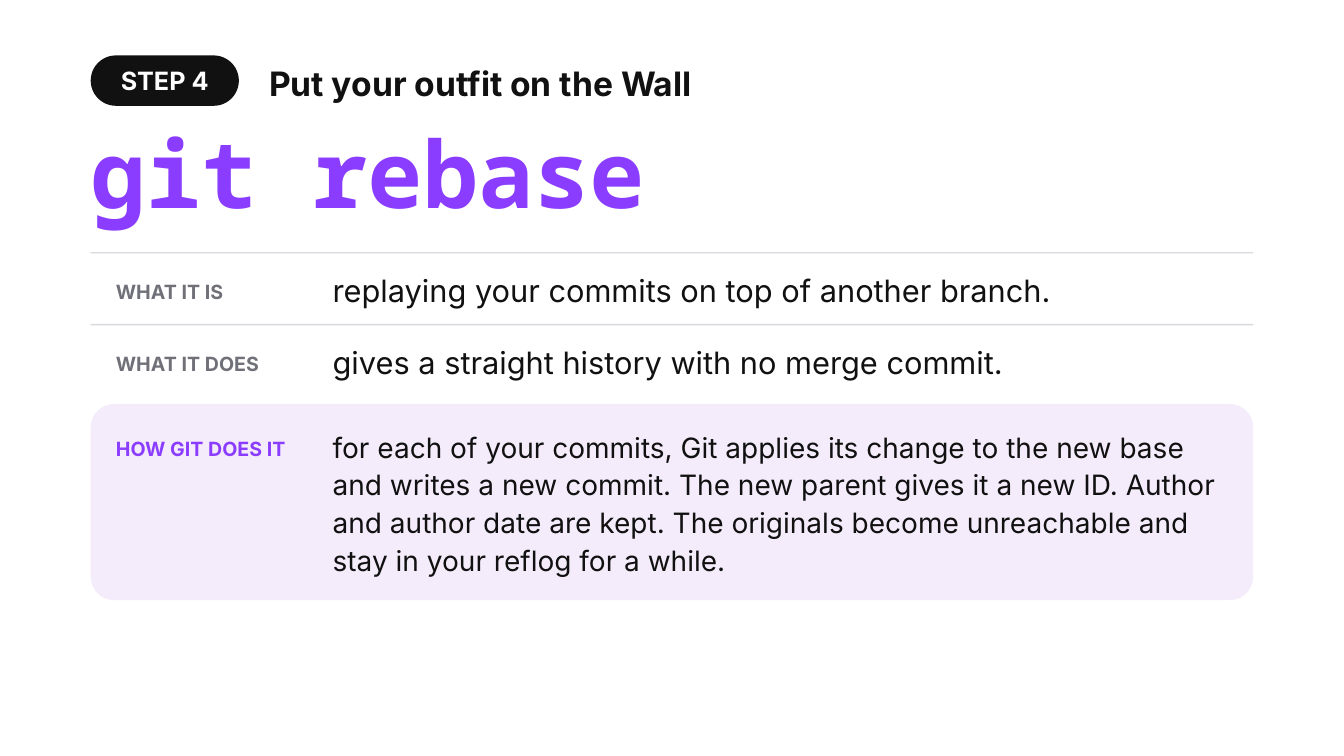
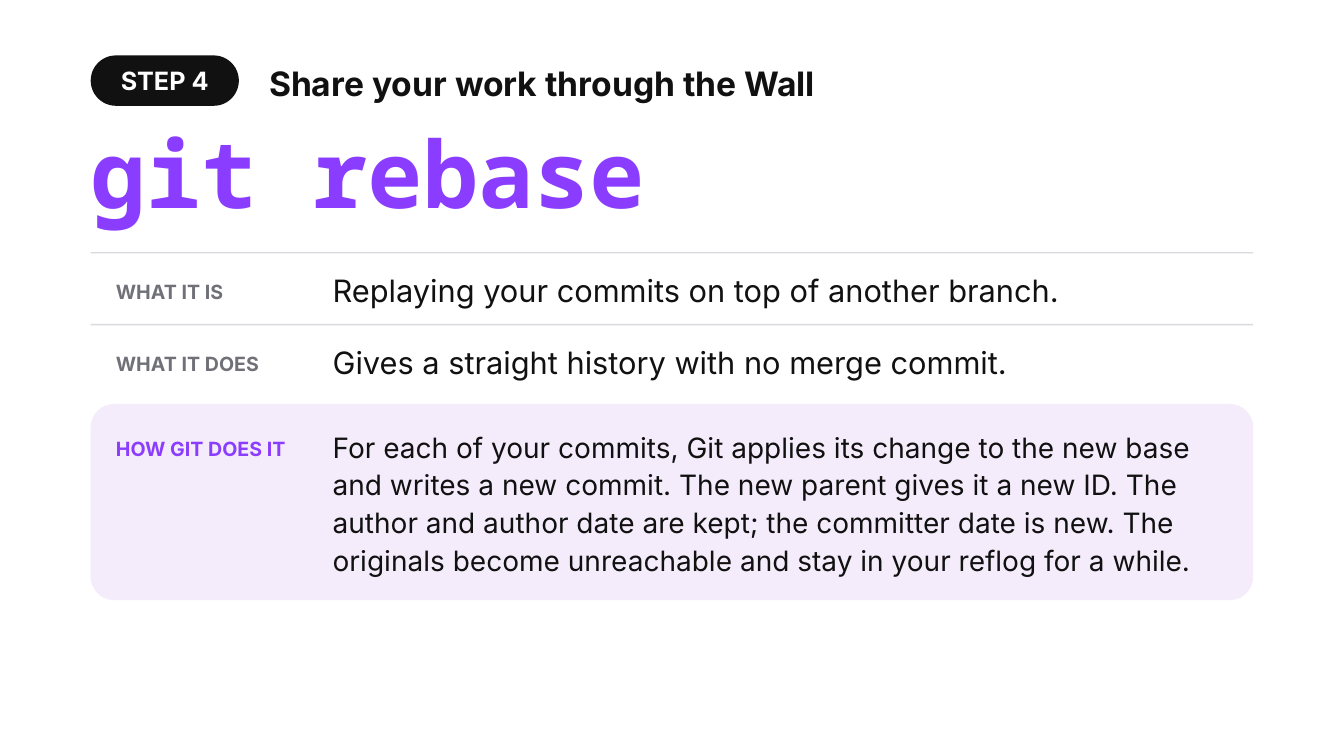
Before and after one commit to shubham3-ucb/cs294-pl, a slide deck: slide 7 of slides/tuesday_app.pptx. Drawn at 1344x756 pixels with LibreOffice and Linux fonts; fonts in the diff are those of the drawing. Boxes give left, top, right and bottom in pixels: in the first picture for what was removed or moved away, otherwise in the second. Text is boxed around its words. In the diff, an @@ line names an element or a change of style, - is before the commit and + after.

```diff
--- a/slides/tuesday_app.pptx
+++ b/slides/tuesday_app.pptx
@@ text at bbox=[269, 71, 815, 104]: text changed @@
-Put your outfit on the Wall
+Share your work through the Wall
@@ text at bbox=[333, 278, 1058, 308]: text changed @@
-replaying your commits on top of another branch.
+Replaying your commits on top of another branch.
@@ text at bbox=[333, 351, 1007, 380]: text changed @@
-gives a straight history with no merge commit.
+Gives a straight history with no merge commit.
@@ text at bbox=[333, 436, 1190, 577]: text changed @@
-for each of your commits, Git applies its change to the new base and writes a new commit. The new parent gives it a new ID. Author and author date are kept. The originals become unreachable and stay in your reflog for a while.
+For each of your commits, Git applies its change to the new base and writes a new commit. The new parent gives it a new ID. The author and author date are kept; the committer date is new. The originals become unreachable and stay in your reflog for a while.
```
Also in this commit, not shown: 11 other slides changed, 11 other files.
